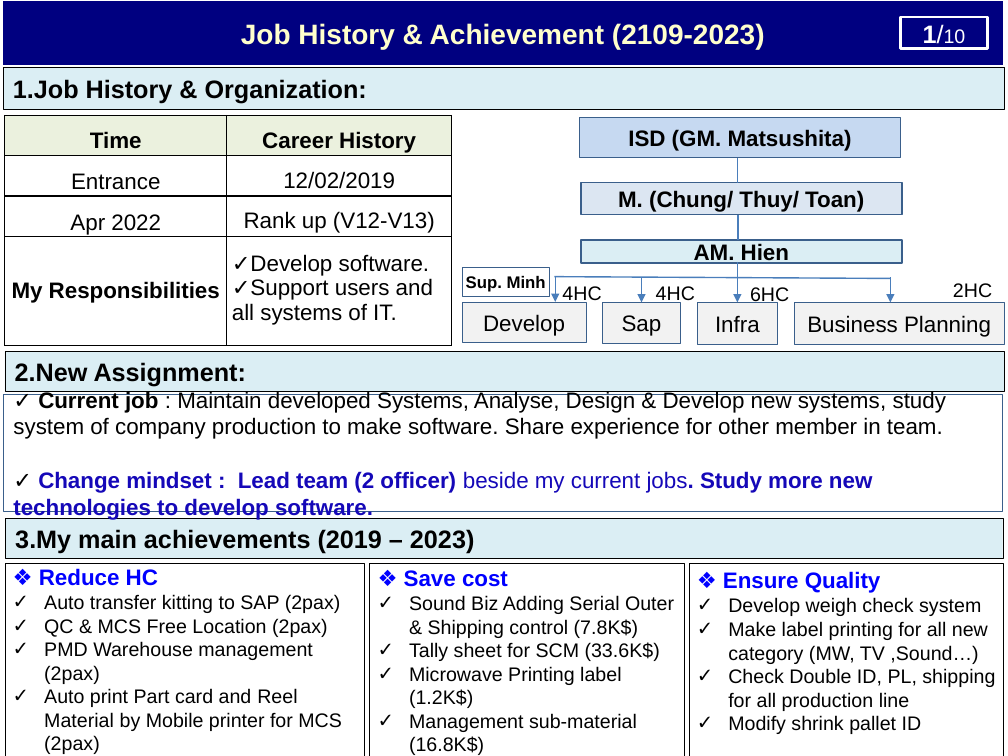
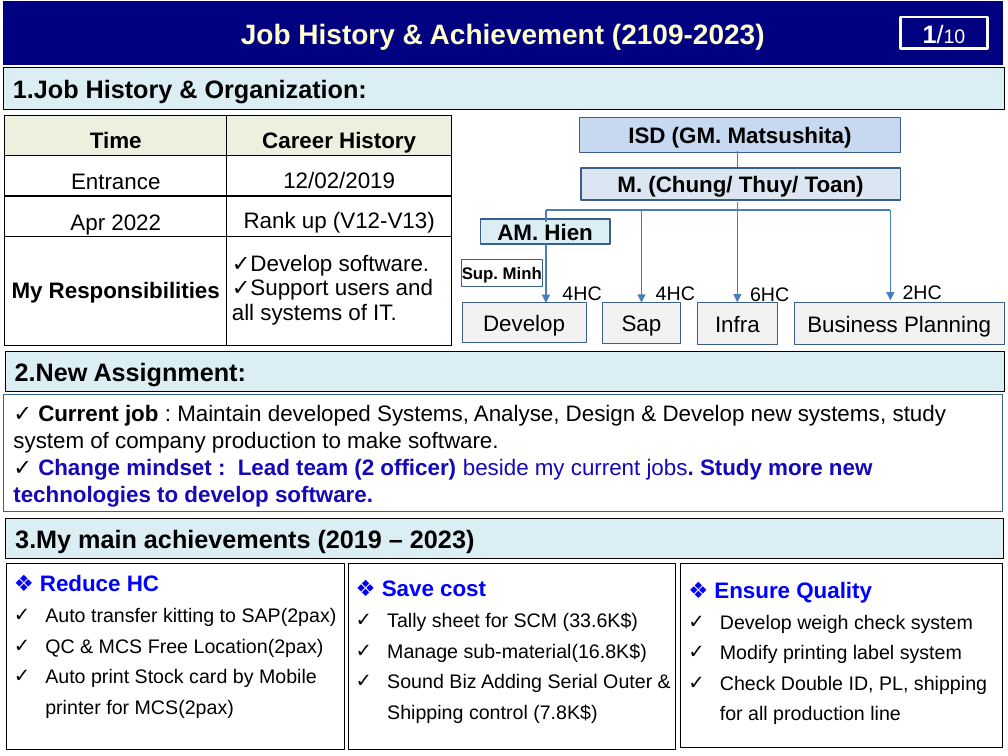
Before and after one commit to thietbicongnghevietnam/ReportPSNV, a slide deck: slide 2 of Report_test.pptx. Drawn at 1008x756 pixels with LibreOffice and Linux fonts; fonts in the diff are those of the drawing. Boxes give left, top, right and bottom in pixels: in the first picture for what was removed or moved away, otherwise in the second. Text is boxed around its words. In the diff, an @@ line names an element or a change of style, - is before the commit and + after.

```diff
--- a/Report_test.pptx
+++ b/Report_test.pptx
@@ rectangle "ISD (GM. Matsushita)": place and size @@
-rectangle "ISD (GM. Matsushita)" at (580, 118, 901, 158)
+rectangle "ISD (GM. Matsushita)" at (580, 118, 901, 153)
@@ rectangle "M. (Chung/ Thuy/ Toan)": place and size @@
-rectangle "M. (Chung/ Thuy/ Toan)" at (581, 182, 902, 215)
+rectangle "M. (Chung/ Thuy/ Toan)" at (581, 168, 900, 201)
@@ line moved from (738, 157) - (738, 182) to (738, 151) - (738, 176) @@
@@ line moved from (738, 262) - (738, 287) to (738, 202) - (738, 289) @@
@@ rectangle "AM. Hien": place and size @@
-rectangle "AM. Hien" at (581, 240, 902, 263)
+rectangle "AM. Hien" at (480, 219, 610, 244)
@@ line moved from (554, 276) - (890, 278) to (546, 210) - (890, 210) @@
@@ line added from (546, 210) to (546, 222), #4B7EBC 1 pt @@
@@ arrow moved from (641, 277) - (641, 302) to (641, 210) - (641, 302) @@
@@ line removed from (738, 215) to (738, 240) @@
@@ arrow moved from (890, 277) - (890, 302) to (890, 210) - (890, 300) @@
@@ rectangle "Sup. Minh": place and size @@
-rectangle "Sup. Minh" at (462, 267, 549, 296)
+rectangle "Sup. Minh" at (461, 259, 542, 286)
@@ arrow moved from (555, 276) - (555, 301) to (546, 244) - (546, 303) @@
@@ text "2HC": place and size @@
-text "2HC" at (953, 283, 992, 298)
+text "2HC" at (903, 285, 942, 303)
@@ text in rectangle at (13, 404, 946, 453): text changed @@
-✓ Current job : Maintain developed Systems, Analyse, Design & Develop new systems, study system of company production to make software. Share experience for other member in team.
+✓ Current job : Maintain developed Systems, Analyse, Design & Develop new systems, study system of company production to make software.
@@ rectangle "❖ Reduce HC": place and size @@
-rectangle "❖ Reduce HC" at (5, 563, 365, 756)
+rectangle "❖ Reduce HC" at (6, 563, 345, 749)
@@ rectangle "❖ Reduce HC" at (6, 563, 345, 749): fill #FFFFFF to none @@
@@ rectangle "❖ Save cost": place and size @@
-rectangle "❖ Save cost" at (370, 563, 684, 756)
+rectangle "❖ Save cost" at (348, 563, 675, 749)
@@ rectangle "❖ Ensure Quality": place and size @@
-rectangle "❖ Ensure Quality" at (688, 563, 1003, 756)
+rectangle "❖ Ensure Quality" at (680, 563, 1002, 748)
@@ text in rectangle at (40, 574, 159, 592): line spacing 1 to 1.3 @@
@@ text in rectangle at (382, 580, 652, 723): line spacing 1 to 1.3 @@
@@ text in rectangle at (714, 581, 987, 724): line spacing 1 to 1.3 @@
@@ text in rectangle at (45, 607, 337, 718): text changed @@
-✓ Auto transfer kitting to SAP (2pax)
-✓ QC & MCS Free Location (2pax)
-✓ PMD Warehouse management (2pax)
-✓ Auto print Part card and Reel Material by Mobile printer for MCS (2pax)
+✓ Auto transfer kitting to SAP(2pax)
+✓ QC & MCS Free Location(2pax)
+✓ Auto print Stock card by Mobile printer for MCS(2pax)
@@ text in rectangle at (387, 612, 647, 662): paragraphs added @@
+✓ Tally sheet for SCM (33.6K$)
+✓ Manage sub-material(16.8K$)
@@ text in rectangle at (409, 642, 660, 755): paragraphs removed @@
-✓ Tally sheet for SCM (33.6K$)
-✓ Microwave Printing label (1.2K$)
-✓ Management sub-material (16.8K$)
@@ text in rectangle at (720, 644, 962, 663): text changed @@
-✓ Make label printing for all new category (MW, TV ,Sound…)
+✓ Modify printing label system
@@ text in rectangle at (728, 715, 922, 734): paragraph removed @@
-✓ Modify shrink pallet ID
```
Also in this commit, not shown: 7 other slides changed, 1 slide removed, 1 other file.
